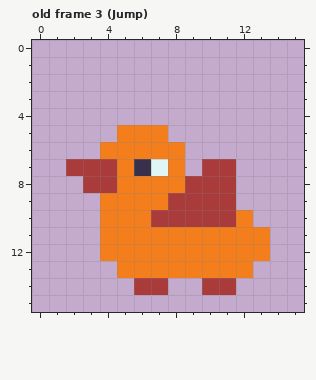
Pixel-art file -- Sprites/goose.aseprite. Above, as it was before the edit.
16x16 pixels, 5 frames. Shown: old frame 3 (Jump). The commit also changed other frames, which this record leaves out.
New version:
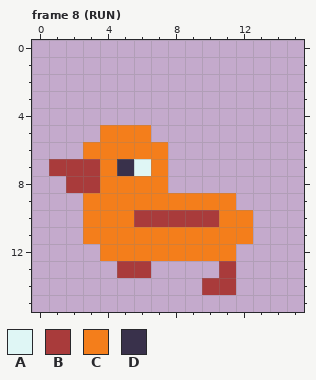
Palette (. is transparent): A #dff6f5  B #a93b3b  C #f47e1b  D #39314b
A new or re-ordered frame is compared with the old frame closest to it.
Message: walk and run anims
The edit:
frames 5 -> 9
Frame 8 (RUN) is new; against old frame 3 (Jump):
y 5: x 4 . -> C; x 7 C -> .
y 6: x 3 . -> C; x 8 C -> .
y 7: x 1 . -> B; x 4..8 BCDAC -> CDAC.; x 10..11 BB -> ..
y 8: x 2 . -> B; x 4 B -> C; x 8..11 CBBB -> ....
y 9: x 3 . -> C; x 8..11 BBBB -> CCCC
y 10: x 3 . -> C; x 6 C -> B; x 11 B -> C
y 11: x 3 . -> C; x 13 C -> .
y 12: x 12..13 CC -> ..
y 13: x 5..12 CCCCCCCC -> BB....B.
y 14: x 6..7 BB -> ..
Pixel boxes of the changes (left, top, right, bottom) in both pictures:
changed: (49, 125, 270, 295)
